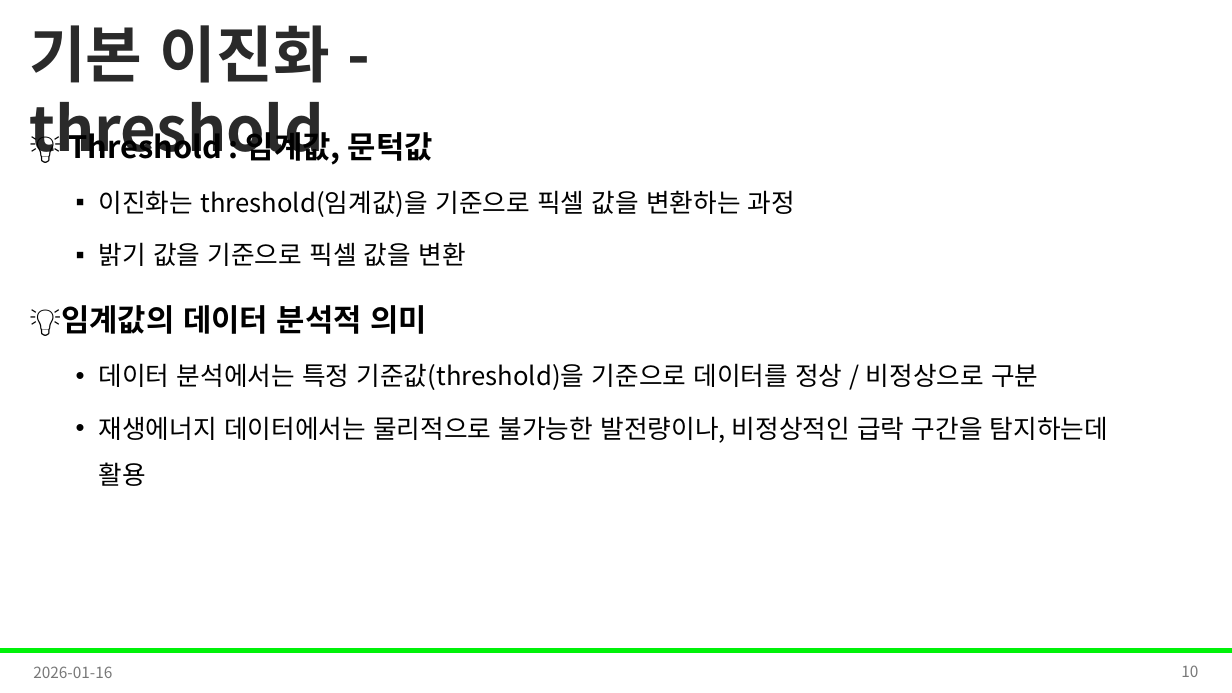
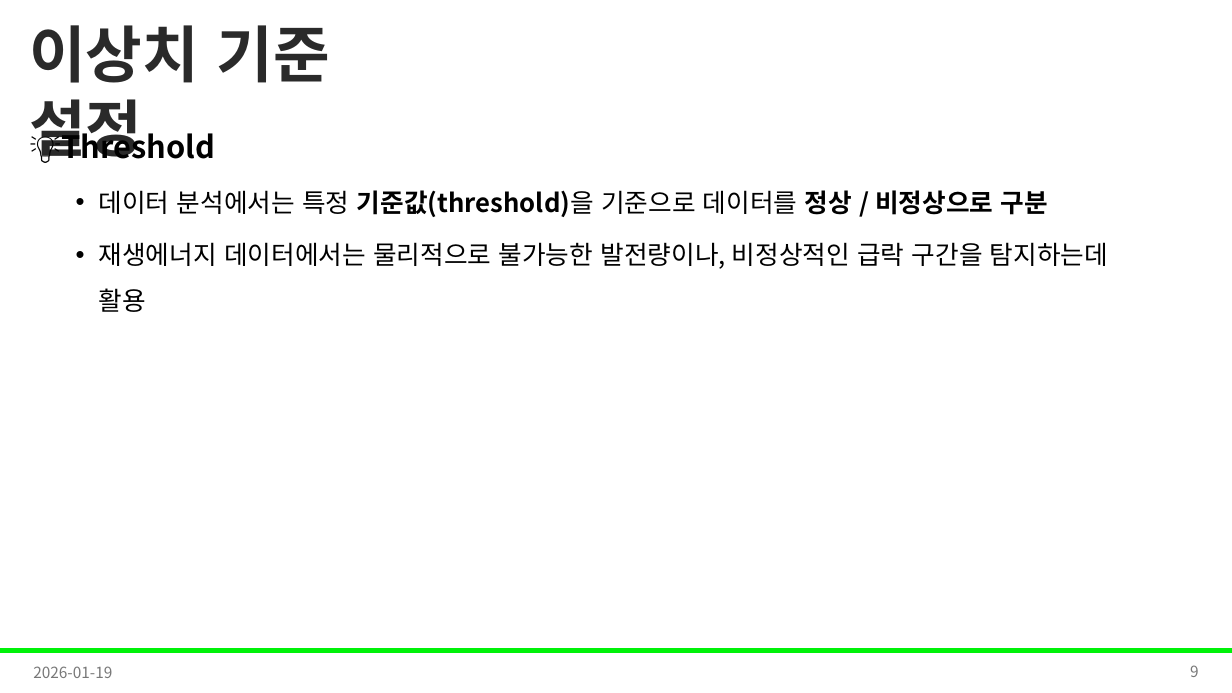
Before and after one commit to Leader-Lesson/KDT_RE_5th, a slide deck: slide 9 of material/5_AI/04_데이터 전처리와 EDA 기초.pptx (slide 10 before the commit). Drawn at 1232x693 pixels with LibreOffice and Linux fonts; fonts in the diff are those of the drawing; background and template pictures are left out. Boxes give left, top, right and bottom in pixels: in the first picture for what was removed or moved away, otherwise in the second. Text is boxed around its words. In the diff, an @@ line names an element or a change of style, - is before the commit and + after.

```diff
--- a/material/5_AI/04_데이터 전처리와 EDA 기초.pptx
+++ b/material/5_AI/04_데이터 전처리와 EDA 기초.pptx
@@ text at [29,25,330,163]: text changed @@
-기본 이진화 - threshold
+이상치 기준 설정
@@ text at [29,133,215,163]: text changed; size 20 to 24 pt; bold on @@
-💡 Threshold : 임계값, 문턱값
-  ▪ 이진화는 threshold(임계값)을 기준으로 픽셀 값을 변환하는 과정
-  ▪ 밝기 값을 기준으로 픽셀 값을 변환
-💡임계값의 데이터 분석적 의미
+💡Threshold
@@ text at [99,190,1048,217]: bold on in "기준값(threshold)을 정상 / 비정상으로 구분" @@
@@ text at [33,666,112,678]: text changed @@
-2026-01-16
+2026-01-19
@@ page number at [1190,665,1199,677]: text changed @@
-10
+9
```
Also in this commit, not shown: 2 other slides changed, 1 slide added, 1 slide removed.
